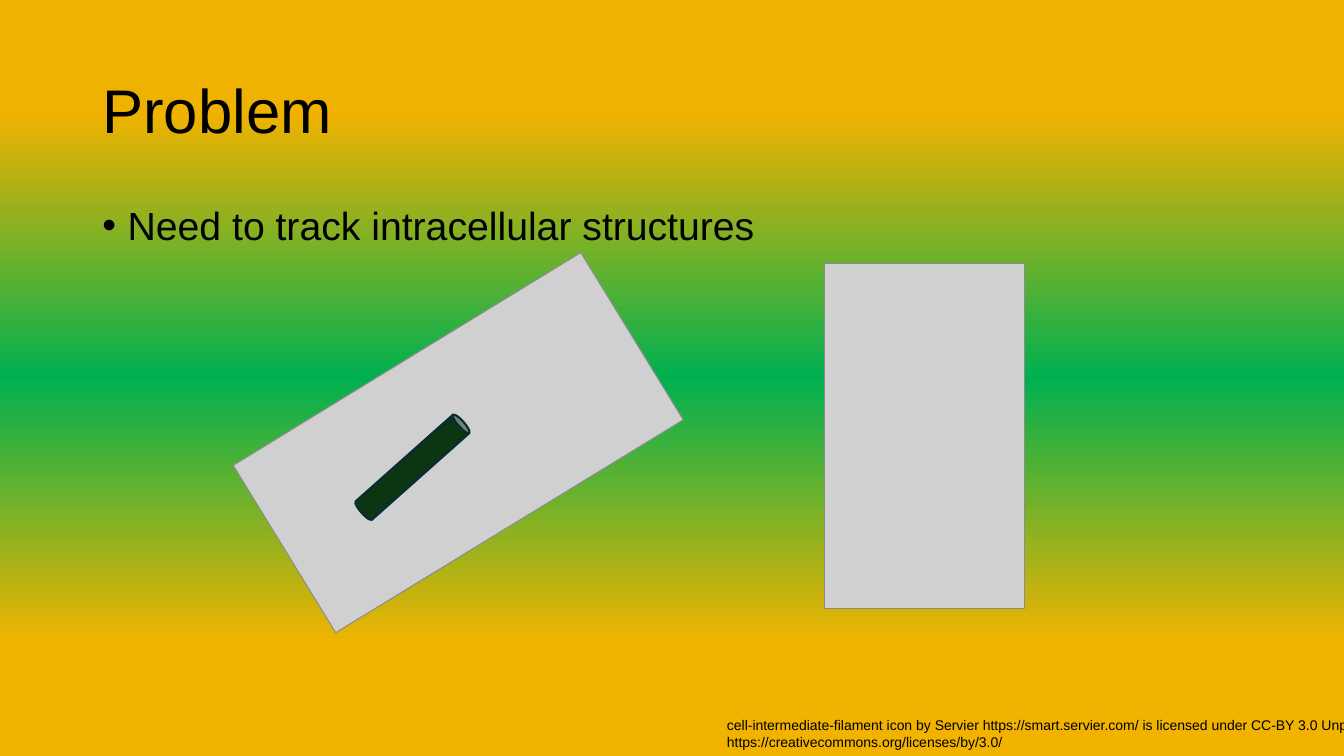
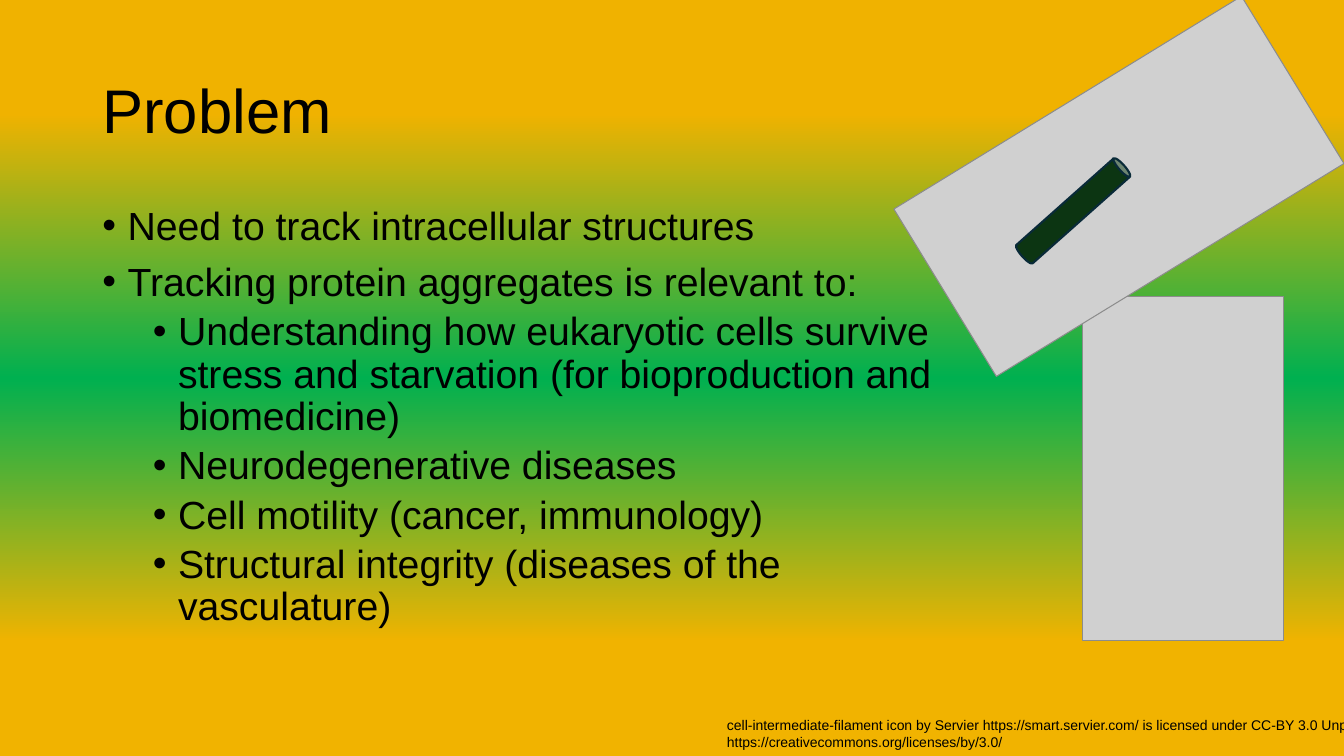
Before and after one commit to briandaniel14/biohack, a slide deck: slide 2 of Presentations/Biohack_Presentation.pptx. Drawn at 1344x756 pixels with LibreOffice and Linux fonts; fonts in the diff are those of the drawing; grey boxes stand for pictures. Boxes give left, top, right and bottom in pixels: in the first picture for what was removed or moved away, otherwise in the second. Text is boxed around its words. In the diff, an @@ line names an element or a change of style, - is before the commit and + after.

```diff
--- a/Presentations/Biohack_Presentation.pptx
+++ b/Presentations/Biohack_Presentation.pptx
@@ picture: place and size @@
-picture at [233, 253, 683, 633]
+picture at [894, 0, 1344, 377]
@@ cylinder: place and size @@
-cylinder at [354, 413, 471, 522]
+cylinder at [1014, 157, 1132, 266]
@@ text at [128, 267, 931, 628]: paragraphs added @@
+• Tracking protein aggregates is relevant to:
+  • Understanding how eukaryotic cells survive stress and starvation (for bioproduction and biomedicine)
+  • Neurodegenerative diseases
+  • Cell motility (cancer, immunology)
+  • Structural integrity (diseases of the vasculature)
@@ picture removed at [825, 264, 1025, 608] @@
@@ picture added at [1083, 296, 1284, 640] @@
```
Also in this commit, not shown: 2 other slides changed, 1 slide removed.
